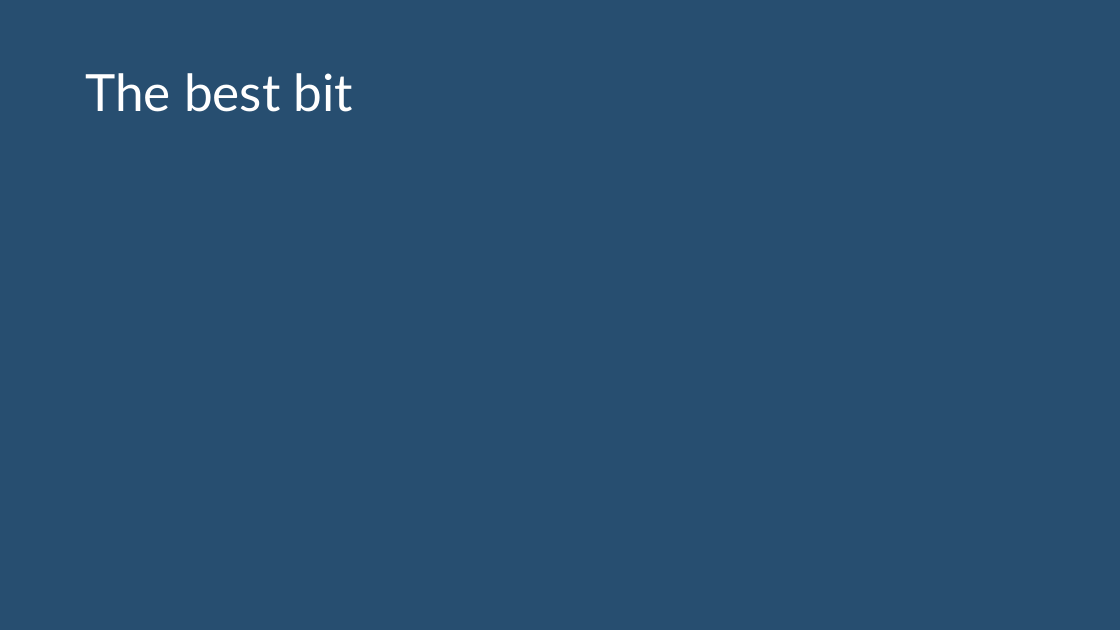
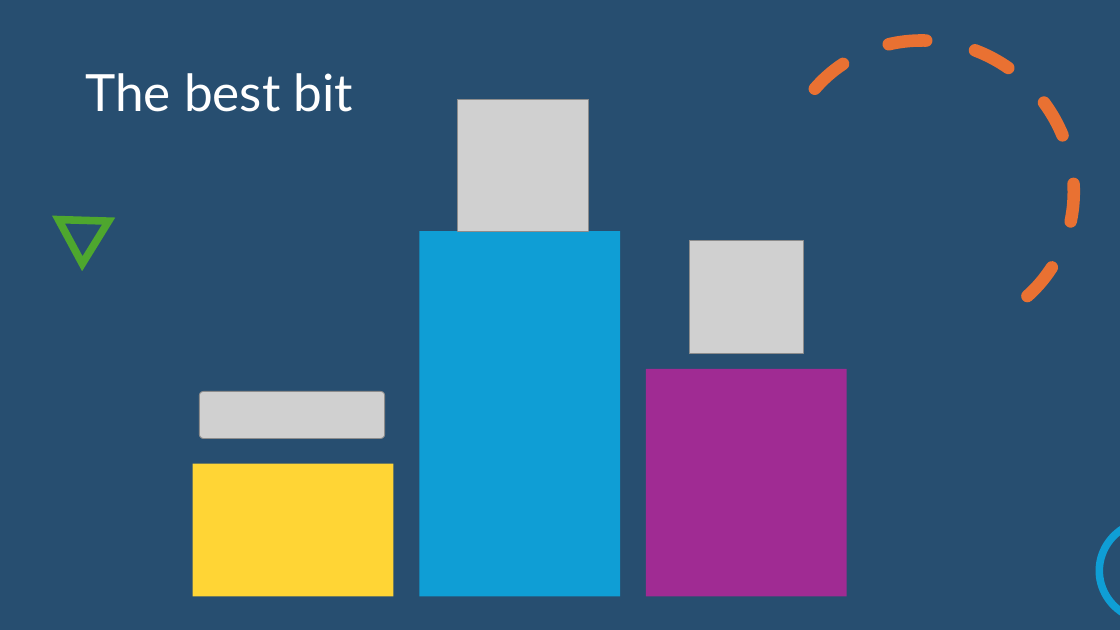
Before and after one commit to ElliotCookie/A-Beginners-Guide-to-Python, a slide deck: slide 8 of 0.0 - Infrastructure around coding - VS Code/1.0 - Learn Python.Org review.pptx. Drawn at 1120x630 pixels with LibreOffice and Linux fonts; fonts in the diff are those of the drawing; grey boxes stand for pictures. Boxes give left, top, right and bottom in pixels: in the first picture for what was removed or moved away, otherwise in the second. Text is boxed around its words. In the diff, an @@ line names an element or a change of style, - is before the commit and + after.

```diff
--- a/0.0 - Infrastructure around coding - VS Code/1.0 - Learn Python.Org review.pptx
+++ b/0.0 - Infrastructure around coding - VS Code/1.0 - Learn Python.Org review.pptx
@@ arc (boxed as its full ellipse) added at <box>722,0,1120,391</box>, outline #E97132 10.75 pt dashed @@
@@ picture added at <box>458,100,589,231</box> @@
@@ triangle added at <box>45,198,109,264</box>, outline #4EA72E 6.5 pt @@
@@ rectangle added at <box>419,231,620,597</box>, fill #0F9ED5 @@
@@ picture added at <box>690,240,803,354</box> @@
@@ rectangle added at <box>646,369,847,597</box>, fill #A02B93 @@
@@ picture added at <box>199,392,385,439</box> @@
@@ rectangle added at <box>192,464,393,597</box>, fill #FFD535 @@
@@ ellipse added at <box>1100,520,1120,621</box>, outline #0F9ED5 6.5 pt @@
```
Also in this commit, not shown: 12 other slides changed, 3 slides added, 1 slide removed, 1 other file.
